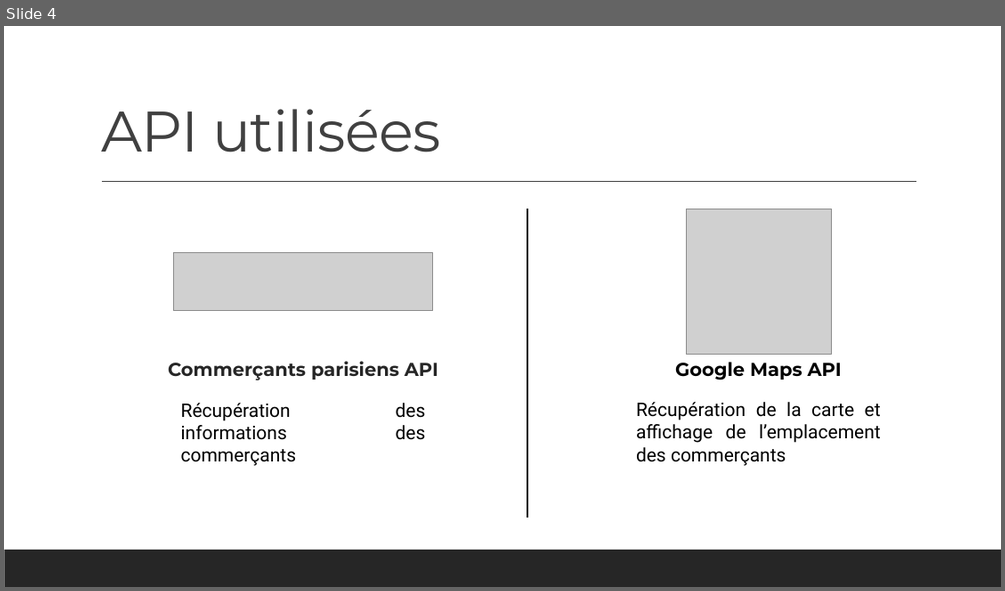
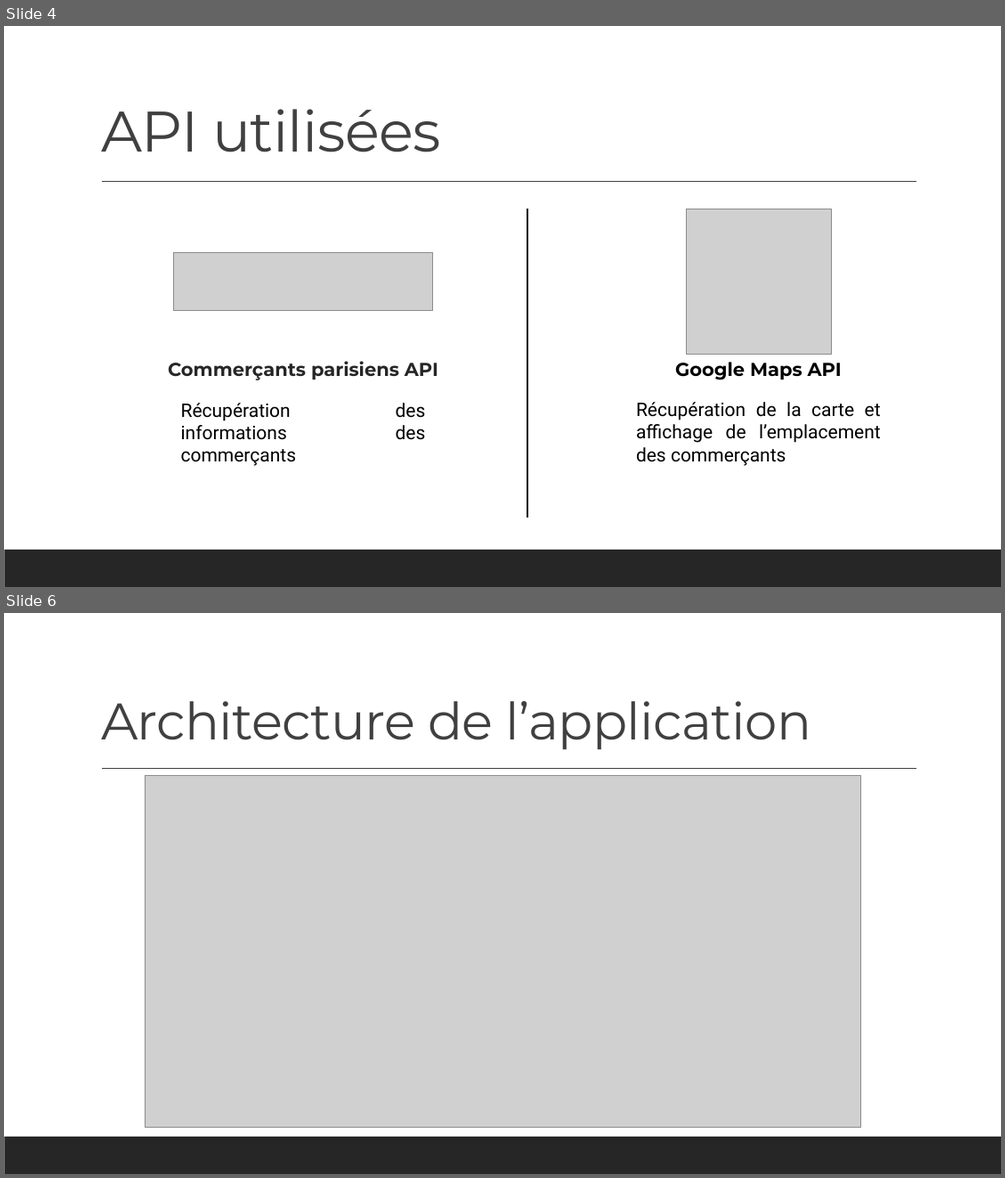
Before and after one commit to DavidMTdev/Mobile-Project, a slide deck: Sycker.pptx. Shown one above the other, each under a label of ours: slide 4 before the commit, slides 4 and 6 after it; the slides between them are not shown. The pictures are 1005x591 and 1005x1178 pixels, drawn with LibreOffice and Linux fonts; fonts in the diff are those of the drawing; grey boxes stand for pictures. Boxes give left, top, right and bottom in pixels: in the first picture for what was removed or moved away, otherwise in the second. Text is boxed around its words. In the diff, an @@ line names an element or a change of style, - is before the commit and + after.

```diff
--- a/Sycker.pptx
+++ b/Sycker.pptx
@@ slide 6 added at (x1=4, y1=613, x2=1001, y2=1174), background #FFFFFF; not listed: 2 template elements that a slide beside it also shows @@
@@ title added at (x1=101, y1=701, x2=811, y2=749), 49.5 pt, text #404040 @@
+Architecture de l’application
@@ picture added at (x1=145, y1=776, x2=860, y2=1127) @@
```
Also in this commit, not shown: 1 slide changed, 2 other slides added, 3 other files.
